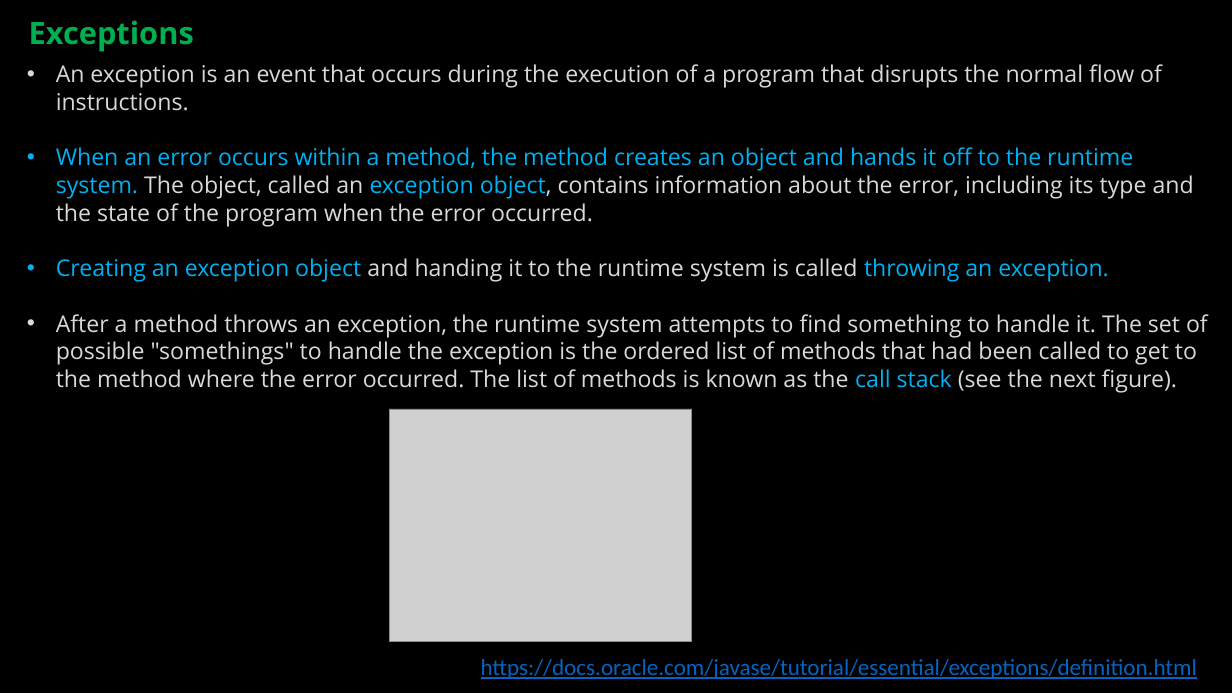
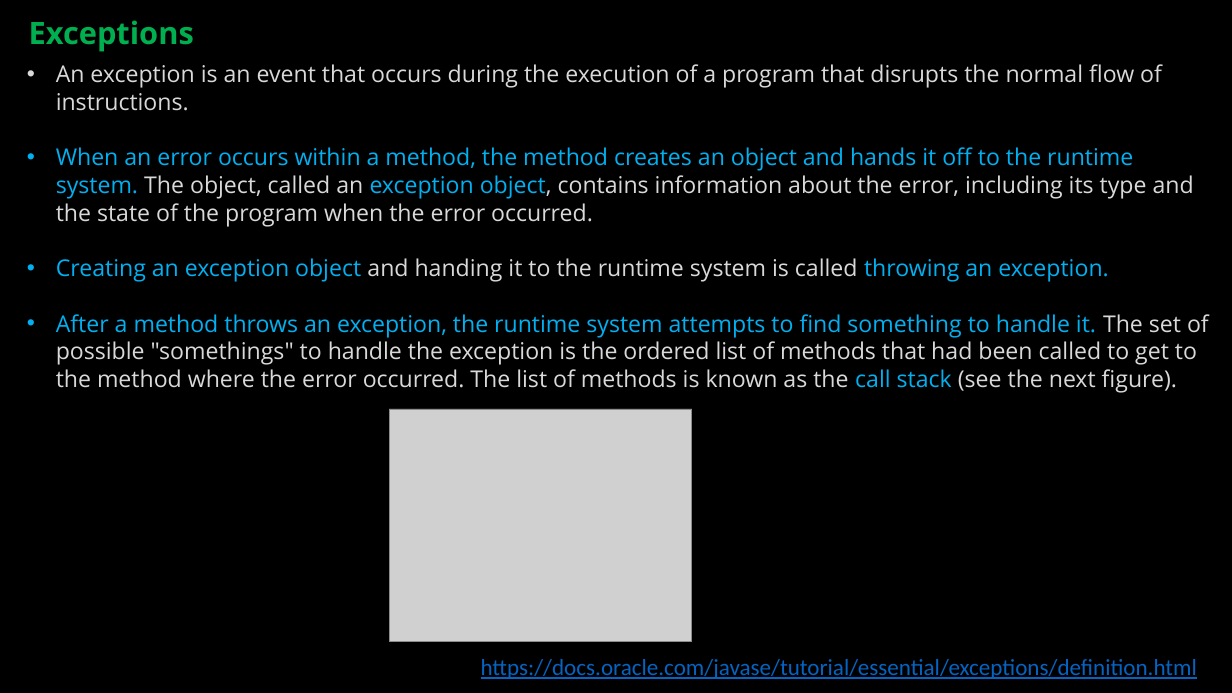
Before and after one commit to ckiefriter1/PT-BESD, a slide deck: slide 10 of Week5/BESD Week 5.pptx. Drawn at 1232x693 pixels with LibreOffice and Linux fonts; fonts in the diff are those of the drawing; grey boxes stand for pictures. Boxes give left, top, right and bottom in pixels: in the first picture for what was removed or moved away, otherwise in the second. Text is boxed around its words. In the diff, an @@ line names an element or a change of style, - is before the commit and + after.

```diff
--- a/Week5/BESD Week 5.pptx
+++ b/Week5/BESD Week 5.pptx
@@ text at <box>56,314,1209,393</box>: text colour #D9D9D9 to #00B0F0 in "After a method throws an exception, the ..." @@
```
Also in this commit, not shown: 4 other slides changed, 1 other file.
